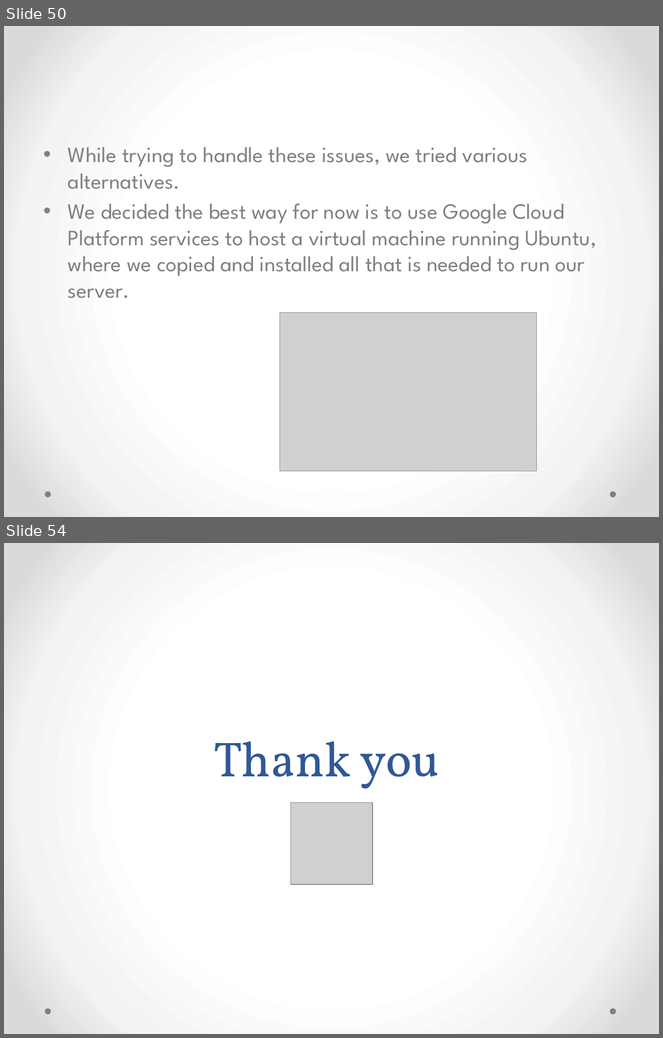
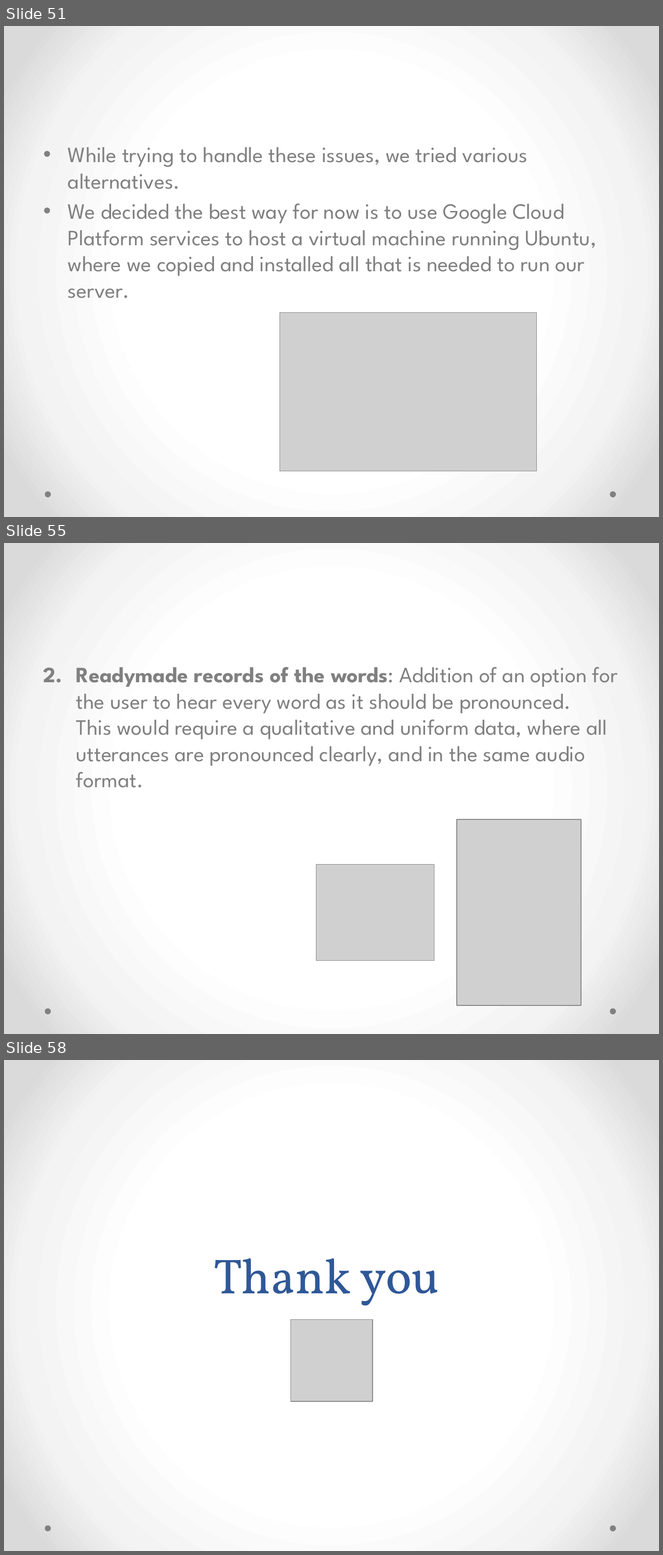
Before and after one commit to nitzanz2/pronunciation-feedback, a slide deck: Pronanciation-feedback - Slideshow.pptx. Shown one above the other, each under a label of ours: slides 50 and 54 before the commit, slides 51, 55 and 58 after it; the slides between them are not shown. The pictures are 663x1038 and 663x1555 pixels, drawn with LibreOffice and Linux fonts; fonts in the diff are those of the drawing; grey boxes stand for pictures. Boxes give left, top, right and bottom in pixels: in the first picture for what was removed or moved away, otherwise in the second. Text is boxed around its words. In the diff, an @@ line names an element or a change of style, - is before the commit and + after.

```diff
--- a/Pronanciation-feedback - Slideshow.pptx
+++ b/Pronanciation-feedback - Slideshow.pptx
@@ slide 55 added at (4, 543, 659, 1034), background gradient #FFFFFF to #F4F4F4 to #DADADA; not listed: 2 template elements that a slide beside it also shows @@
@@ text added at (76, 667, 618, 788), 24 pt, text #808080 @@
+2. Readymade records of the words: Addition of an option for the user to hear every word as it should be pronounced.
+   This would require a qualitative and uniform data, where all utterances are pronounced clearly, and in the same audio format.
@@ picture added at (457, 820, 581, 1006) @@
@@ picture added at (316, 865, 434, 961) @@
@@ what was slide 50 is now slide 51 @@
@@ what was slide 54 is now slide 58 @@
```
Also in this commit, not shown: 14 slides changed, 3 other slides added, 1 other file.
